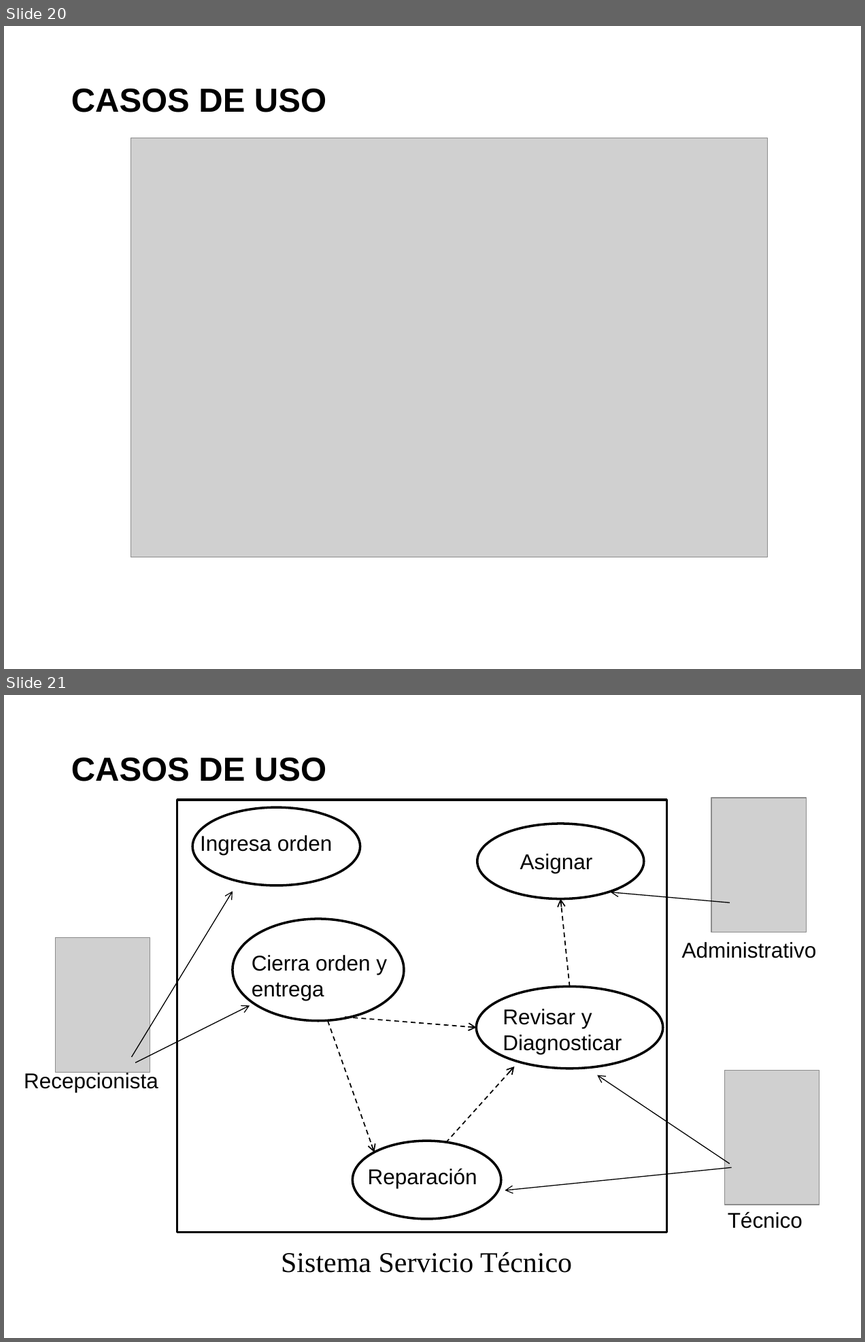
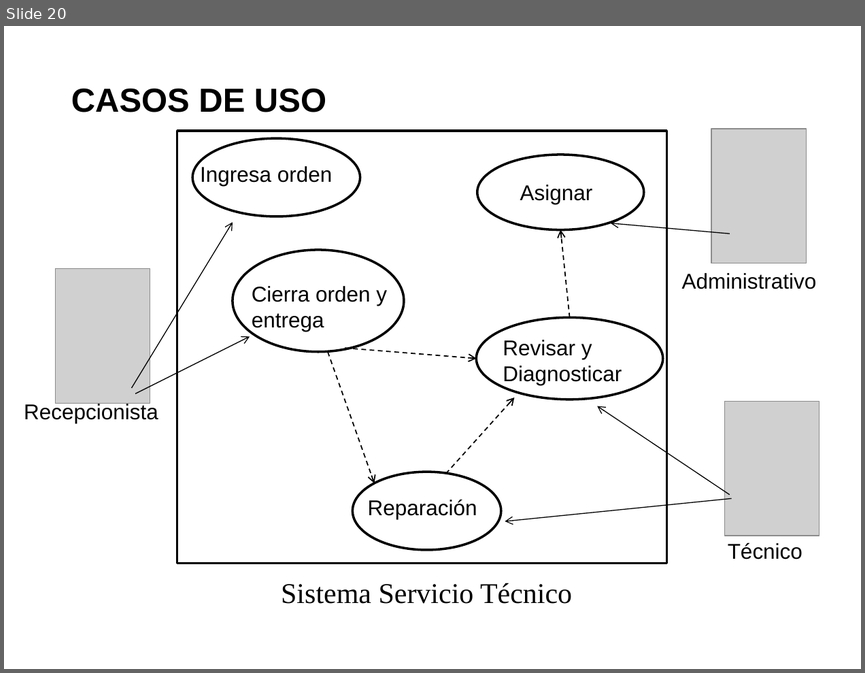
Before and after one commit to saburto/sigset, a slide deck: sigset/documentos/Documentos finales/Presentacion.pptx. Shown one above the other, each under a label of ours: slides 20 and 21 before the commit, slide 20 after it. The pictures are 865x1342 and 865x673 pixels, drawn with LibreOffice and Linux fonts; fonts in the diff are those of the drawing; grey boxes stand for pictures; background and template pictures are left out. Boxes give left, top, right and bottom in pixels: in the first picture for what was removed or moved away, otherwise in the second. Text is boxed around its words. In the diff, an @@ line names an element or a change of style, - is before the commit and + after.

```diff
--- a/sigset/documentos/Documentos finales/Presentacion.pptx
+++ b/sigset/documentos/Documentos finales/Presentacion.pptx
@@ slide 20 removed at [4,26,861,669], background picture (left out) @@
@@ text removed at [71,88,326,112] @@
-CASOS DE USO
@@ picture removed at [130,138,768,557] @@
@@ what was slide 21 is now slide 20 @@
```
